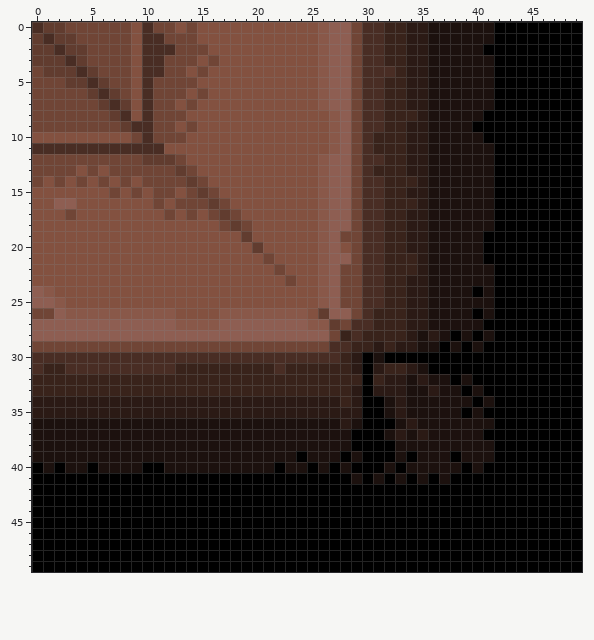
File history of a pixel-art sprite, app/src/main/res/drawable/habitacion_esquina_der_abajo.png. This is how it looked before the edit.
The file is 50x50 pixels.
After the commit:
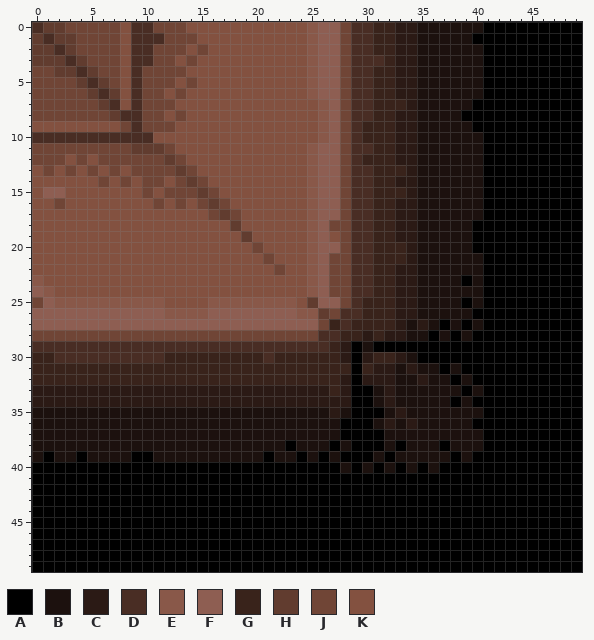
Palette (. is transparent): A #000000  B #1c110e  C #2b1a15  D #492d24  E #895849  F #8e5e52  G #39231b  H #613c2f  J #704536  K #835140
Difference:
Changed rows in their new state; - is an unchanged pixel.
first column x 0:
 0 --------KD---JK----------EF-JD-G-C-B-----A
 1 --------KD---------------EF-JD-G-C-B----AA
 2 ----J---KD-JJ-K----------EF-JD-G-C-B------
 3 --------KD-J-K--K--------EF-JD---C-B-----A
 4 -J------KDJJ---K---------EF-JD-GGC-B-----A
 5 ---J----KDJ--K-----------EF-JD-G-C-B-----A
 6 --------KDJ-K--K---------EF-JD-G-C-B-----A
 7 --------KDJ---K-------------JD-G---B----AA
 8 ---------DJ-K-------------EFJD-G-CCB---AA-
 9 KKKKKKKKJ-J---K-----------EFJDGG-C-B------
10 DDDDDDDDDD-KKK------------EFJDG--C-B------
11 JJJJJJJJJHHHJ------------EFFJD---C-B-----A
12 ---K-K----JJ-------------EF-JDGG-C-B-----A
13 K-K-----K----------------EF-JD-----B-----A
14 K-K-K-------K------------EF-JD-G-CCB-----A
15 -FF----K-KJK-J-----------EF-JD-G---B-----A
16 --JK----------K----------EF-JD-G-CCB-----A
17 ---K--------K-K----------EF-JD-G-C-B-----A
18 -----------------K-K-----EFJJD-G-C-B----AA
19 -------------------------EFK-D-G-C-B----A-
20 --------------------J----EF-JD-G---B----A-
21 -------------------------EFJJD-G--CB------
22 -------------------------EFJ-D-G-CCB-----A
23 E----------------------K-EFJ-D-G-C-B---A-A
24 -------------------------EFJ-D-G-C-B----BA
25 J--EEEEEEEEE----EEEEEEEE-HF--DGG-C-B---A-A
26 FF-FFFFFFFFF-EEEFFFFFFFF-E-JDDG--C-B-----A
27 -------------FFFF--------FJGDGG--CB--A-A--
28 JJJJJJJJJJJJJJJJJJJJJJJJJJDD-GC-CCB-A----A
29 DDDDDDDDDDDDDDDDDDDDDDDDDDDGCABAAAAAA-A-A-
30 GG----------GGGGGGGGG-GGGGGGCACGGCB-------
31 G--GGGGGGGGGG---------G------AG-CB--B-B---
32 ----------------------------CACC-B--------
33 CCCCCCCCCCCCCCCCCCCCCCCCCCC-CA-B-B--B-----
34 ----------------------------CA-BCB----A--A
35 BBBBBBBBBBBBBBBBBBBBBBBBBBB-BA---------B--
36 ----------------------------AA-BC-------AA
37 ----------------------------A----B-B------
38 -----------------------A---A----BA---A---A
39 -A--A----AA----------A----A--A-B--B-----AA
40 -A-AA-AAAA--AAAAAAAAAA-AA-A---B----A-AA-A-
41 -----------------------------A-A-A-A-A----
Changed places in both pictures, as pixel boxes (x1, y1, x2, y2):
changed: (32, 22, 494, 484)
